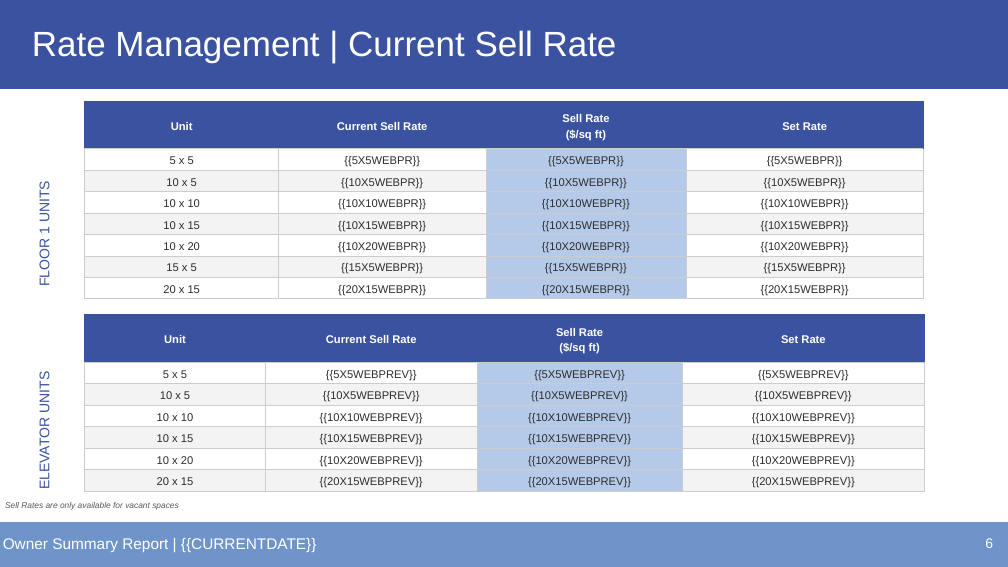
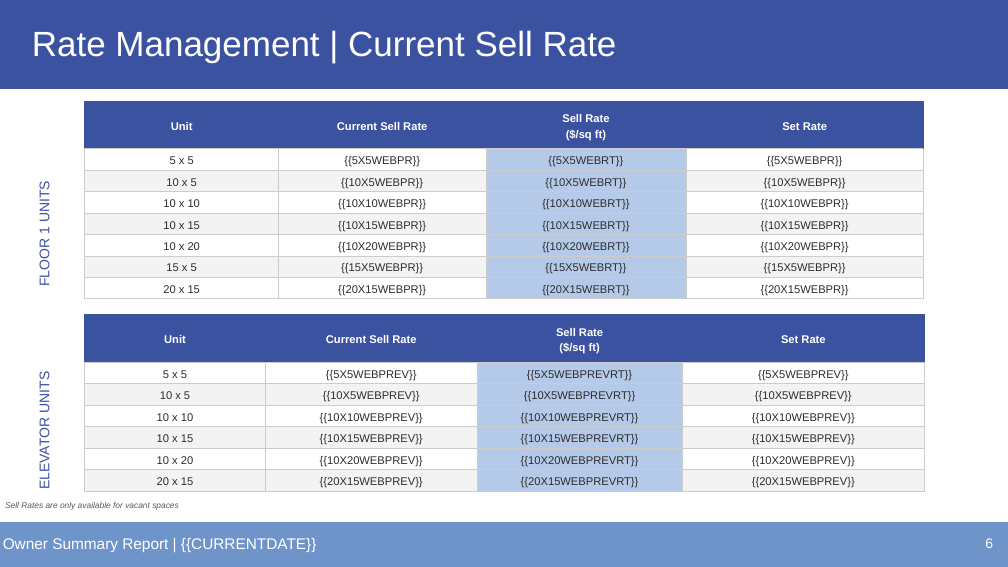
Before and after one commit to alexandermburke/ProformaBuilder, a slide deck: slide 6 of storeinsight/public/OWNERTEMPLATE.pptx. Drawn at 1008x567 pixels with LibreOffice and Linux fonts; fonts in the diff are those of the drawing. Boxes give left, top, right and bottom in pixels: in the first picture for what was removed or moved away, otherwise in the second. Text is boxed around its words. In the diff, an @@ line names an element or a change of style, - is before the commit and + after.

```diff
--- a/storeinsight/public/OWNERTEMPLATE.pptx
+++ b/storeinsight/public/OWNERTEMPLATE.pptx
@@ table at [85,101,923,299] @@
-row 2, column 3: {{5X5WEBPR}}
+row 2, column 3: {{5X5WEBRT}}
-row 3, column 3: {{10X5WEBPR}}
+row 3, column 3: {{10X5WEBRT}}
-row 4, column 3: {{10X10WEBPR}}
+row 4, column 3: {{10X10WEBRT}}
-row 5, column 3: {{10X15WEBPR}}
+row 5, column 3: {{10X15WEBRT}}
-row 6, column 3: {{10X20WEBPR}}
+row 6, column 3: {{10X20WEBRT}}
-row 7, column 3: {{15X5WEBPR}}
+row 7, column 3: {{15X5WEBRT}}
-row 8, column 3: {{20X15WEBPR}}
+row 8, column 3: {{20X15WEBRT}}
@@ table at [85,314,924,491] @@
-row 2, column 3: {{5X5WEBPREV}}
+row 2, column 3: {{5X5WEBPREVRT}}
-row 3, column 3: {{10X5WEBPREV}}
+row 3, column 3: {{10X5WEBPREVRT}}
-row 4, column 3: {{10X10WEBPREV}}
+row 4, column 3: {{10X10WEBPREVRT}}
-row 5, column 3: {{10X15WEBPREV}}
+row 5, column 3: {{10X15WEBPREVRT}}
-row 6, column 3: {{10X20WEBPREV}}
+row 6, column 3: {{10X20WEBPREVRT}}
-row 7, column 3: {{20X15WEBPREV}}
+row 7, column 3: {{20X15WEBPREVRT}}
```
Also in this commit, not shown: 1 other slide changed, 1 other file.
